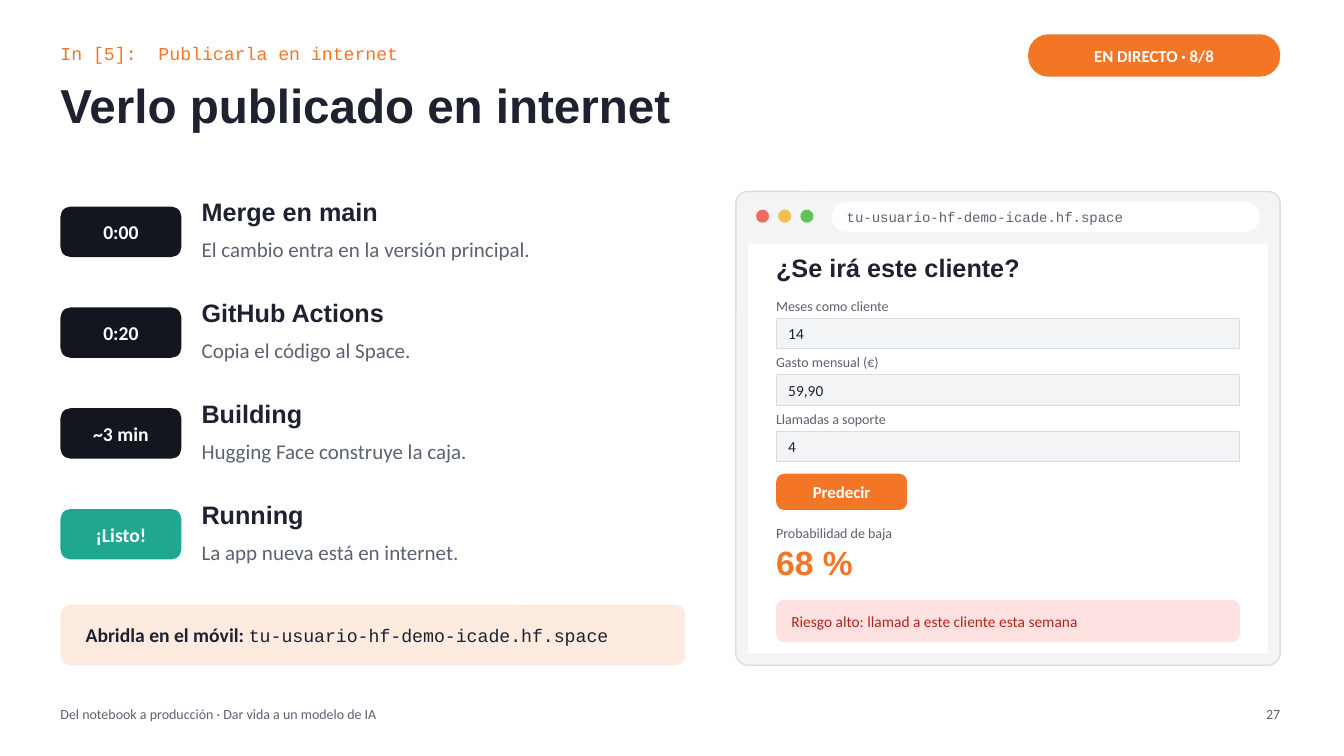
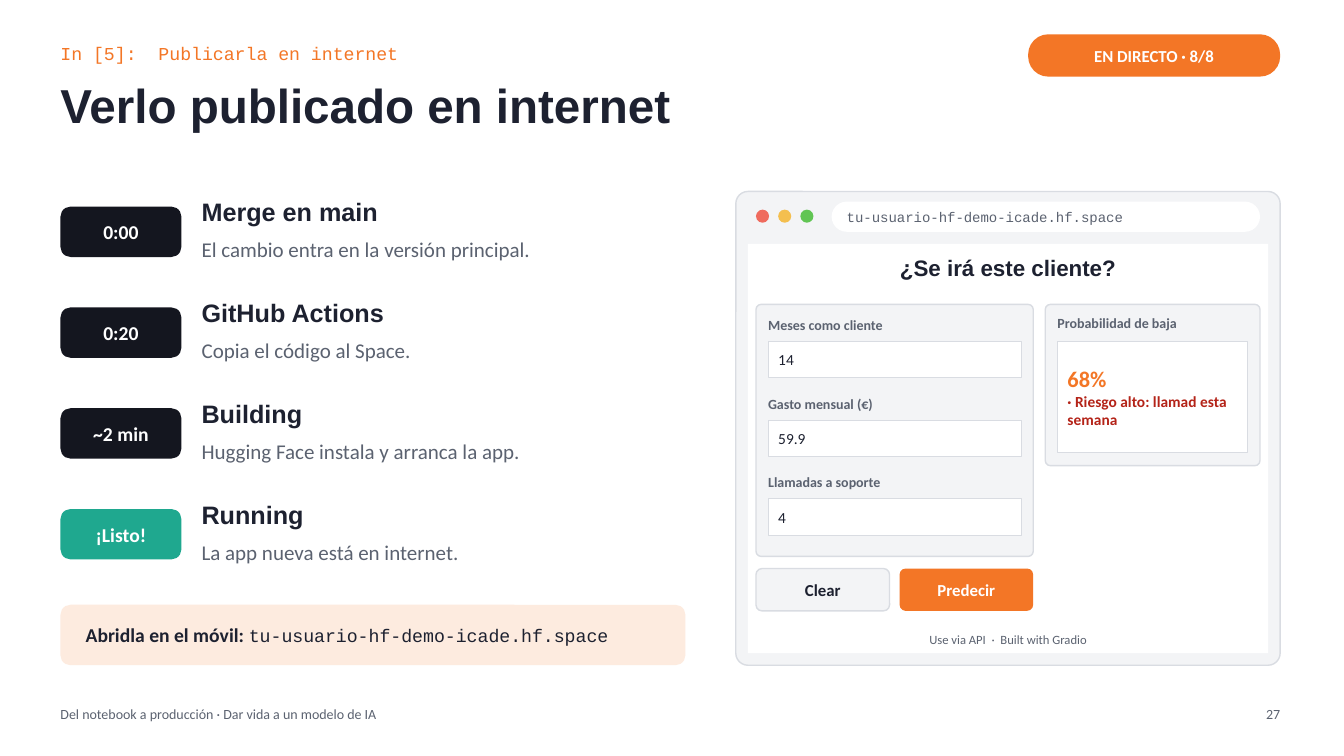
Before and after one commit to juaki0315/demo-icade, a slide deck: slide 27 of charla/Del_notebook_a_produccion.pptx. Drawn at 1344x756 pixels with LibreOffice and Linux fonts; fonts in the diff are those of the drawing. Boxes give left, top, right and bottom in pixels: in the first picture for what was removed or moved away, otherwise in the second. Text is boxed around its words. In the diff, an @@ line names an element or a change of style, - is before the commit and + after.

Commit message:
changed to gradio

```diff
--- a/charla/Del_notebook_a_produccion.pptx
+++ b/charla/Del_notebook_a_produccion.pptx
@@ text "¿Se irá este cliente?": place and size @@
-text "¿Se irá este cliente?" at [776, 258, 1019, 282]
+text "¿Se irá este cliente?" at [900, 259, 1115, 280]
@@ text "¿Se irá este cliente?" at [900, 259, 1115, 280]: size 18 to 16 pt; alignment left to centre @@
@@ rounded rectangle added at [756, 304, 1033, 557], fill #F3F4F6, outline #D9DCE2 1 pt @@
@@ text "Meses como cliente": place and size @@
-text "Meses como cliente" at [776, 301, 889, 311]
+text "Meses como cliente" at [768, 320, 883, 330]
@@ rectangle removed at [776, 319, 1240, 349] @@
@@ rounded rectangle added at [1046, 304, 1260, 466], fill #F3F4F6, outline #D9DCE2 1 pt @@
@@ bold on in 4 elements at [768, 320, 883, 330], [768, 399, 854, 409], [768, 477, 881, 489], [1057, 318, 1177, 331] @@
@@ text "Probabilidad de baja": place and size @@
-text "Probabilidad de baja" at [776, 528, 892, 541]
+text "Probabilidad de baja" at [1057, 318, 1177, 331]
@@ rectangle added at [768, 342, 1021, 378], fill #FFFFFF, outline #D9DCE2 0.75 pt @@
@@ text "14": place and size @@
-text "14" at [788, 329, 804, 339]
+text "14" at [778, 355, 794, 365]
@@ rectangle added at [1058, 342, 1248, 453], fill #FFFFFF, outline #D9DCE2 0.75 pt @@
@@ rectangle removed at [776, 375, 1240, 405] @@
@@ text at [1067, 371, 1227, 425]: text changed; bold on @@
-Riesgo alto: llamad a este cliente esta semana
+68%
+· Riesgo alto: llamad esta semana
@@ text "Gasto mensual (€)": place and size @@
-text "Gasto mensual (€)" at [776, 357, 860, 367]
+text "Gasto mensual (€)" at [768, 399, 854, 409]
@@ text at [93, 427, 148, 441]: text changed @@
-~3 min
+~2 min
@@ text at [202, 444, 519, 463]: text changed @@
-Hugging Face construye la caja.
+Hugging Face instala y arranca la app.
@@ rectangle added at [768, 420, 1021, 457], fill #FFFFFF, outline #D9DCE2 0.75 pt @@
@@ rectangle removed at [776, 432, 1240, 462] @@
@@ text at [778, 434, 805, 444]: text changed @@
-59,90
+59.9
@@ text "Llamadas a soporte": place and size @@
-text "Llamadas a soporte" at [776, 414, 886, 426]
+text "Llamadas a soporte" at [768, 477, 881, 489]
@@ rectangle added at [768, 499, 1021, 535], fill #FFFFFF, outline #D9DCE2 0.75 pt @@
@@ text "4": place and size @@
-text "4" at [788, 442, 796, 452]
+text "4" at [778, 513, 786, 523]
@@ rounded rectangle added at [756, 569, 889, 611], fill #F3F4F6, outline #D9DCE2 1 pt @@
@@ text removed at [776, 551, 813, 576] @@
-68 %
@@ rounded rectangle: place and size @@
-rounded rectangle at [776, 474, 907, 510]
+rounded rectangle at [899, 569, 1032, 611]
@@ rounded rectangle at [899, 569, 1032, 611]: proportions changed @@
@@ text "Predecir": place and size @@
-text "Predecir" at [813, 486, 871, 498]
+text "Predecir" at [937, 584, 995, 596]
@@ text added at [805, 584, 841, 596], 12 pt, text #1D2130, bold @@
+Clear
@@ rounded rectangle removed at [776, 600, 1240, 642] @@
@@ text added at [929, 635, 1086, 644], 9 pt, text #5B6270 @@
+Use via API · Built with Gradio
```
Also in this commit, not shown: 12 other slides changed, 1 slide added, 1 slide removed, 8 other files.
